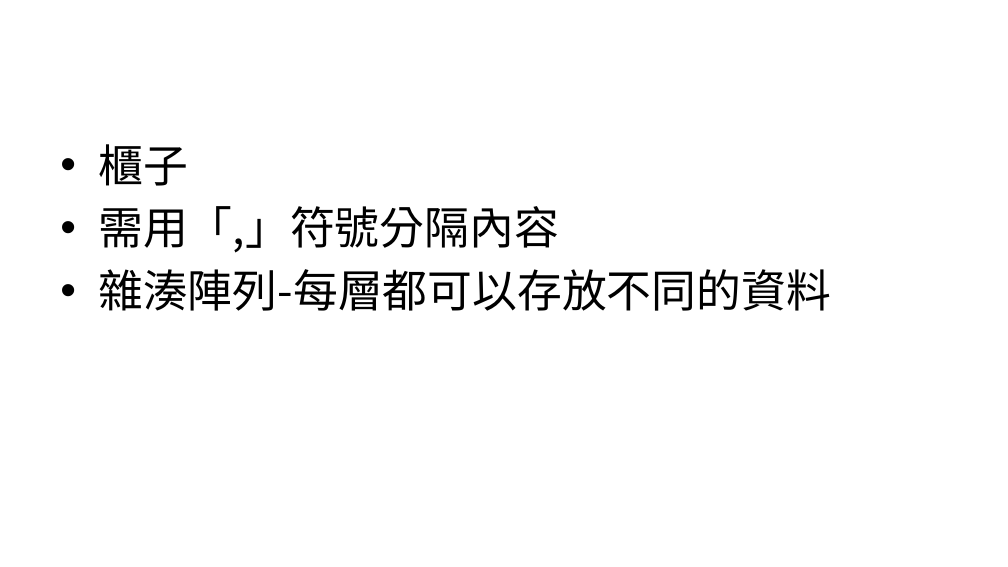
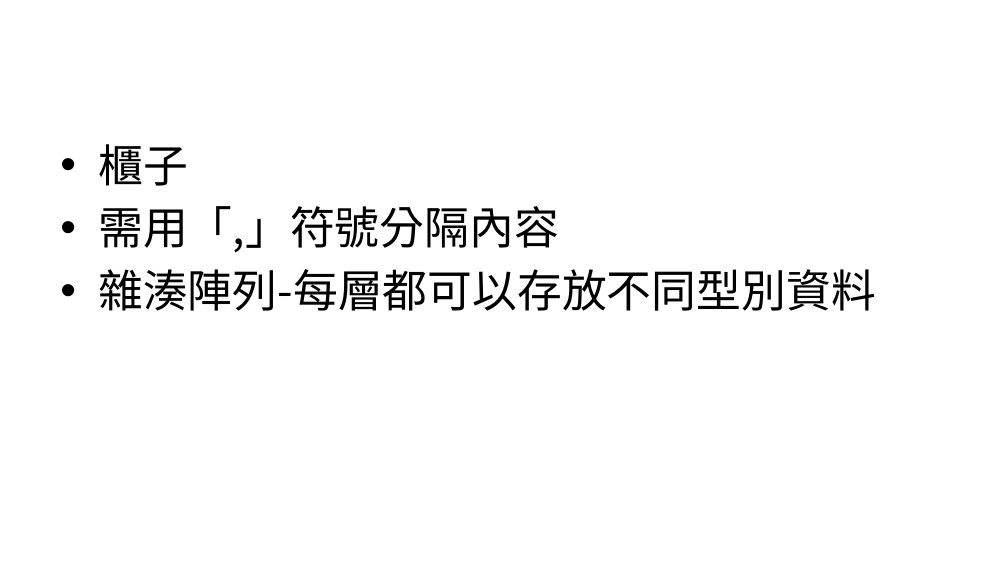
Before and after one commit to allen8101070/JavaScript-PPT, a slide deck: slide 69 of javaScript.pptx (slide 48 before the commit). Drawn at 1008x567 pixels with LibreOffice and Linux fonts; fonts in the diff are those of the drawing. Boxes give left, top, right and bottom in pixels: in the first picture for what was removed or moved away, otherwise in the second. Text is boxed around its words. In the diff, an @@ line names an element or a change of style, - is before the commit and + after.

```diff
--- a/javaScript.pptx
+++ b/javaScript.pptx
@@ text at (98, 269, 876, 311): text changed @@
-• 雜湊陣列-每層都可以存放不同的資料
+• 雜湊陣列-每層都可以存放不同型別資料
```
Also in this commit, not shown: 6 other slides changed, 23 slides added, 1 slide removed.
